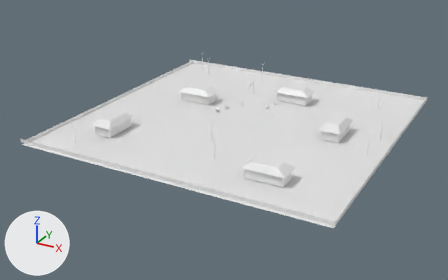
Renders of the glTF model public/model/village_map.glb from each side of a commit.
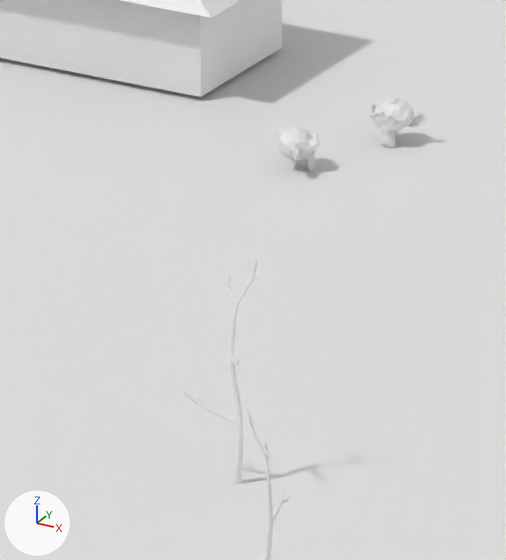
The first picture shows the older version from a camera (50 mm lens) standing at (112.7, -220.9, 99.6) and looking at (-4.6, -7.6, -7.0). The close-ups show both versions on the part from 42% to 53% of the width and 34% to 53% of the height of that picture; other places that the commit changed are outside them. Every picture has the same lights, and +X, +Y and +Z are marked at lower left. Where no turn or scale is listed for an object, it has been applied to the vertices.

The first close-up shows 'House.001', 'NPC_Elandor', 'NPC_Seren', 'Plane', 'Tree.003', 'Tree.006'.
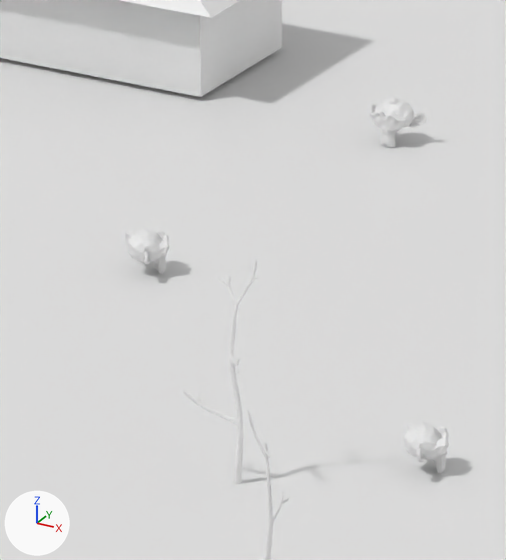
The change, as a list of edits to the scene's bpy script:
```text
Add me_suzanne_003:
    me_suzanne_003.from_pydata(...)  # 505 vertices, 968 faces; spans x -1.21..0.99, y -1.4..1.04, z -0.05..1.92
Change ob_npc_seren:
    ob_npc_seren.location: (-14.2, 3.96, 0.0) -> (-13.8, -9.33, 0.0)
Add ob_npc_thorn_thunderfoot:
    ob_npc_thorn_thunderfoot = bpy.data.objects.new('NPC_Thorn_Thunderfoot', me_suzanne_003)
    ob_npc_thorn_thunderfoot.location = (5.81, -21.6, 0.0)
```

Pixel boxes [x1, y1, x2, y2] of what changed, in the close-ups (506 x 560 px):
'NPC_Seren', moved
    before: [276, 125, 319, 170]
    after: [125, 227, 169, 274]
'NPC_Thorn_Thunderfoot', added
    after: [404, 421, 449, 473]
